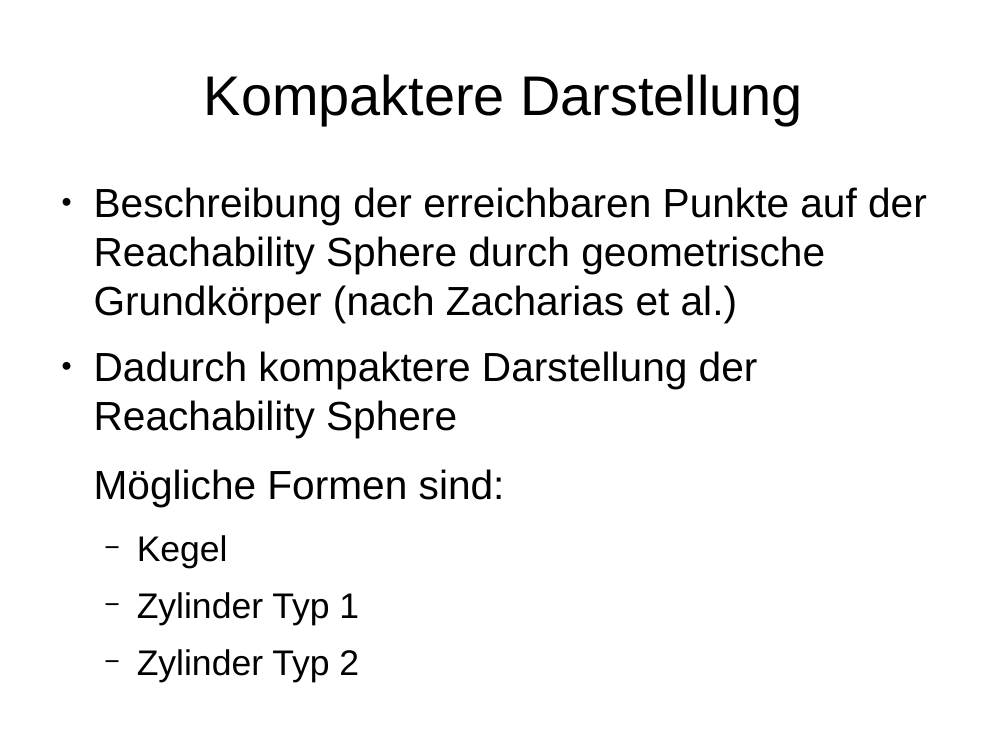
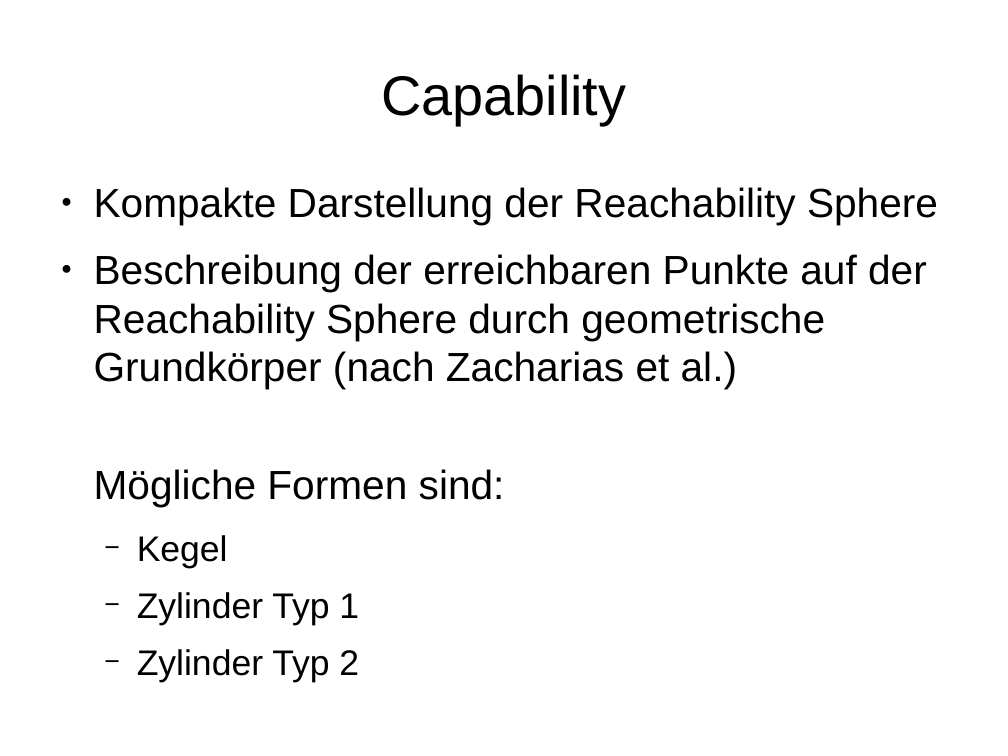
Before and after one commit to JochenKempfle/capability_map, a slide deck: slide 5 of Bachelorarbeit/Präsentation.odp (slide 7 before the commit). Drawn at 1008x756 pixels with LibreOffice and Linux fonts; fonts in the diff are those of the drawing. Boxes give left, top, right and bottom in pixels: in the first picture for what was removed or moved away, otherwise in the second. Text is boxed around its words. In the diff, an @@ line names an element or a change of style, - is before the commit and + after.

```diff
--- a/Bachelorarbeit/Präsentation.odp
+++ b/Bachelorarbeit/Präsentation.odp
@@ title at [381,74,626,125]: text changed @@
-Kompaktere Darstellung
+Capability
@@ text at [94,187,938,225]: paragraph added @@
+● Kompakte Darstellung der Reachability Sphere
@@ text at [94,351,758,438]: paragraph removed @@
-● Dadurch kompaktere Darstellung der Reachability Sphere
```
Also in this commit, not shown: 10 other slides changed, 13 slides added, 16 slides removed.
